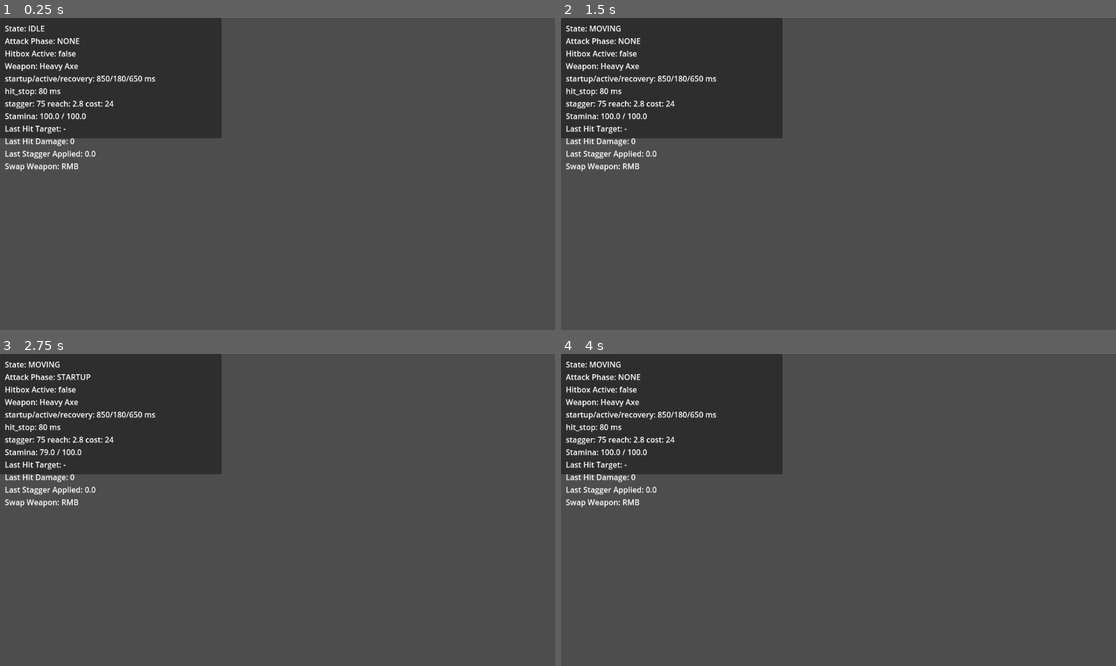
Above: before the commit, frames 1-4 (two rows, left to right).
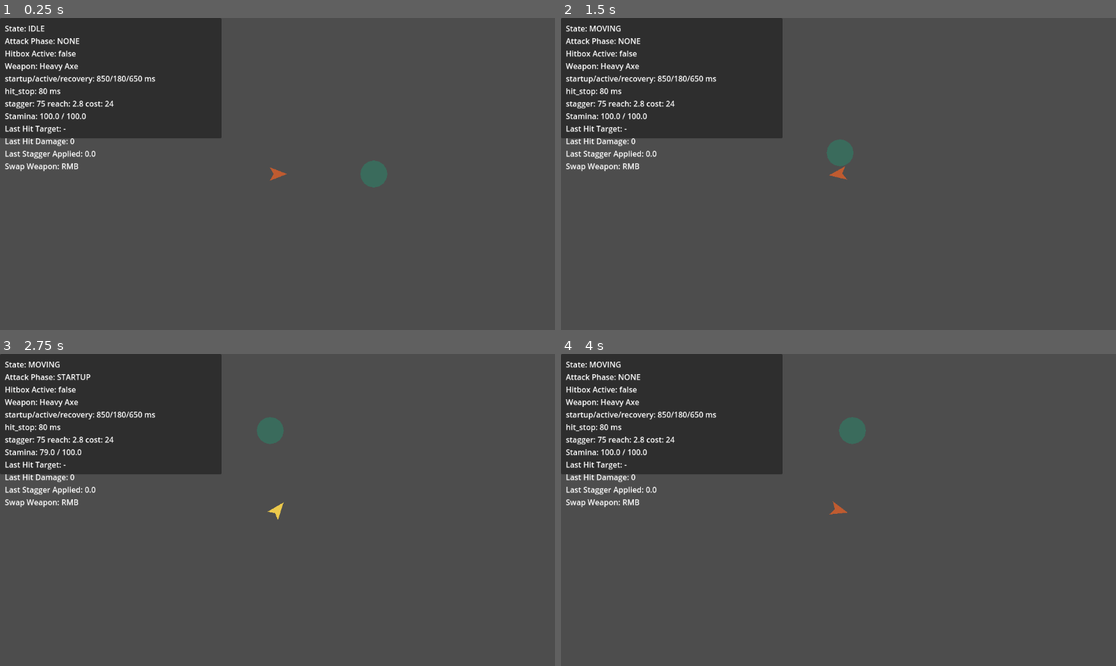
Above: after the commit, the same moments.

Repository: CS-Builder1/Archaic-Quest
Game: Godot game, scene res://scenes/world/OuterCaldera.tscn
Same seed, same stepped clock (60 frames per second), same inputs: the game is played once before the commit and once after it.
Inputs (mouse positions are in pixels of both pictures, inside the frame that each line leads up to):
- Up to frame 1 (0.25 s): no input
- Up to frame 2 (1.5 s): tap Enter at 0.5 s; move the mouse to (960, 158) at 0.52 s; hold D (move_right) 0.53-1.28 s; tap Space (dodge) at 0.6 s; move the mouse to (727, 189) at 1.27 s; hold S (move_down) from 1.28 s (still down); tap F (interact) at 1.35 s
- Up to frame 3 (2.75 s): move the mouse to (333, 441) at 2.02 s; release S (move_down) at 2.03 s; hold D (move_right) from 2.03 s (still down); click (333, 441) at 2.1 s
- Up to frame 4 (4 s): tap Space (dodge) at 2.75, 3.6 s; move the mouse to (810, 572) at 2.77 s; release D (move_right) at 2.78 s; hold W (move_up) 2.78-3.53 s; right-click (810, 572) at 2.85 s; move the mouse to (1005, 556) at 3.52 s; hold A (move_left) from 3.53 s (still down)

The runs differ from the first frame. In frame 1, 0.4% of the frame differs, in the area x 48-70%, y 45-55%; in frame 2, 0.4%; in frame 3, 0.4%, in the area x 46-52%, y 20-54%; in frame 4, 0.4%.

Commit message:
feat: implement player combat system with health, stamina, and weapon-based attack logic

Diff:
--- a/project.godot
+++ b/project.godot
@@ -26,3 +26,7 @@
 ability_2={"deadzone":0.5,"events":[Object(InputEventKey,"resource_local_to_scene":false,"resource_name":"","device":-1 …(204 unchanged characters)…
 interact={"deadzone":0.5,"events":[Object(InputEventKey,"resource_local_to_scene":false,"resource_name":"","device":-1, …(203 unchanged characters)…
 reload_test_scene={"deadzone":0.5,"events":[Object(InputEventKey,"resource_local_to_scene":false,"resource_name":"","de …(212 unchanged characters)…
+
+[rendering]
+renderer/rendering_method="gl_compatibility"
+renderer/rendering_method.mobile="gl_compatibility"
--- a/scripts/combat/HealthComponent.gd
+++ b/scripts/combat/HealthComponent.gd
@@ -16,13 +16,13 @@
 	current_health = maxi(current_health - amount, 0)
 	damaged.emit(amount, source)
 	EventBus.emit_combat("damage_applied", {
-		"target": get_parent().name if get_parent() else "unknown",
+		"target": str(get_parent().name) if get_parent() else "unknown",
 		"amount": amount,
 	})
 	if current_health <= 0:
 		died.emit(source)
 		EventBus.emit_combat("actor_died", {
-			"target": get_parent().name if get_parent() else "unknown",
+			"target": str(get_parent().name) if get_parent() else "unknown",
 		})
 
 func heal(amount: int) -> void:
--- a/scripts/combat/HurtboxComponent.gd
+++ b/scripts/combat/HurtboxComponent.gd
@@ -7,8 +7,30 @@
 @onready var health_component: HealthComponent = get_node_or_null(health_component_path)
 @onready var stagger_component: StaggerComponent = get_node_or_null(stagger_component_path)
 
+func _ready() -> void:
+	# Add a premium visual representation to the dummy
+	var poly := Polygon2D.new()
+	poly.name = "DummyVisual"
+	# Create a circle-like polygon representing the dummy
+	var points := PackedVector2Array()
+	var segments := 16
+	var radius := 28.0
+	for i in range(segments):
+		var angle := i * 2.0 * PI / segments
+		points.append(Vector2(cos(angle), sin(angle)) * radius)
+	poly.polygon = points
+	poly.color = Color("3a6b5c") # premium deep sage green
+	add_child(poly)
+
 func apply_hit(damage: int, stagger_amount: float, source: Node) -> void:
 	if health_component != null:
 		health_component.apply_damage(damage, source)
 	if stagger_component != null:
 		stagger_component.apply_stagger(stagger_amount)
+
+	# Visual juicy feedback: flash red on hit
+	var visual = get_node_or_null("DummyVisual")
+	if visual is Polygon2D:
+		visual.color = Color("c93d3d") # flash red
+		await get_tree().create_timer(0.08, true, false, true).timeout
+		visual.color = Color("3a6b5c") # back to sage green
--- a/scripts/player/PlayerController.gd
+++ b/scripts/player/PlayerController.gd
@@ -31,6 +31,25 @@
 var attack_weapon: Dictionary = {}
 
 func _ready() -> void:
+	# Programmatic visual representation for the player
+	var poly := Polygon2D.new()
+	poly.name = "BodyVisual"
+	poly.polygon = PackedVector2Array([
+		Vector2(20, 0),    # Tip pointing right (facing)
+		Vector2(-16, -14), # Bottom left
+		Vector2(-8, 0),    # Rear indent
+		Vector2(-16, 14)   # Top left
+	])
+	poly.color = Color("bf5b30") # premium rust orange
+	add_child(poly)
+
+	# Programmatic collision shape for physical movement
+	var col := CollisionShape2D.new()
+	var col_shape := CircleShape2D.new()
+	col_shape.radius = 16.0
+	col.shape = col_shape
+	add_child(col)
+
 	weapons = WeaponLibrary.load_barbarian_weapons()
 	_set_weapon_by_id("barbarian_heavy_axe")
 	attack_collision.disabled = true
@@ -42,8 +61,23 @@
 	_update_attack_state(delta)
 	_update_state(delta)
 	move_and_slide()
+	_update_visuals()
 	if Input.is_action_just_pressed("reload_test_scene"):
 		get_tree().reload_current_scene()
+
+func _update_visuals() -> void:
+	var visual = get_node_or_null("BodyVisual")
+	if visual is Polygon2D:
+		if state == "DODGING":
+			visual.color = Color("38b2ac") # premium cyan/teal
+		elif attack_phase == "STARTUP":
+			visual.color = Color("ecc94b") # premium golden yellow
+		elif attack_phase == "ACTIVE":
+			visual.color = Color("e53e3e") # premium active crimson/red
+		elif attack_phase == "RECOVERY":
+			visual.color = Color("718096") # premium muted slate gray
+		else:
+			visual.color = Color("bf5b30") # premium rust orange (idle/moving)
 
 func _handle_weapon_swap_intent() -> void:
 	if attack_phase == "NONE" and input_intent.wants_secondary and weapons.size() >= 2:
@@ -157,13 +191,13 @@
 	var weapon := _get_active_weapon()
 	var reach := float(weapon.get("reach", 2.0))
 	var radius := 36.0
-	var angle_span := deg_to_rad(65.0)
+	var _angle_span := deg_to_rad(65.0)
 	if weapon.get("id", "") == "barbarian_heavy_axe":
 		radius = 52.0
-		angle_span = deg_to_rad(105.0)
+		_angle_span = deg_to_rad(105.0)
 	elif weapon.get("id", "") == "barbarian_maul":
 		radius = 46.0
-		angle_span = deg_to_rad(55.0)
+		_angle_span = deg_to_rad(55.0)
 	var shape := CapsuleShape2D.new()
 	shape.radius = radius
 	shape.height = reach * 24.0
